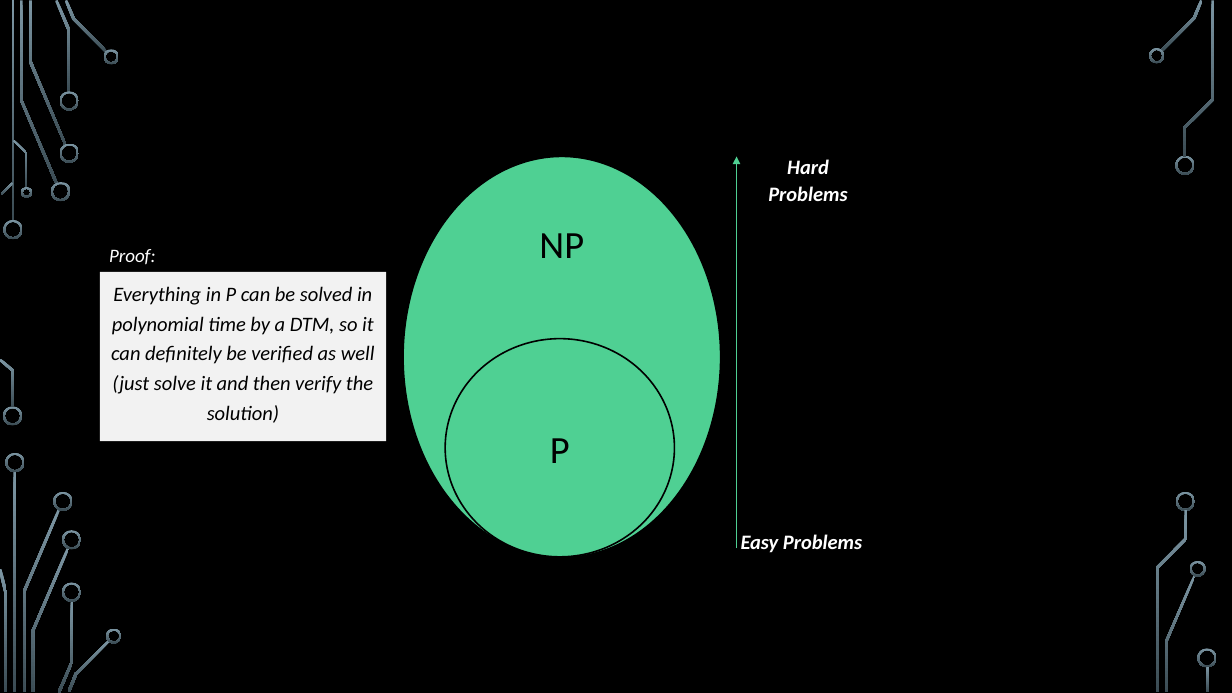
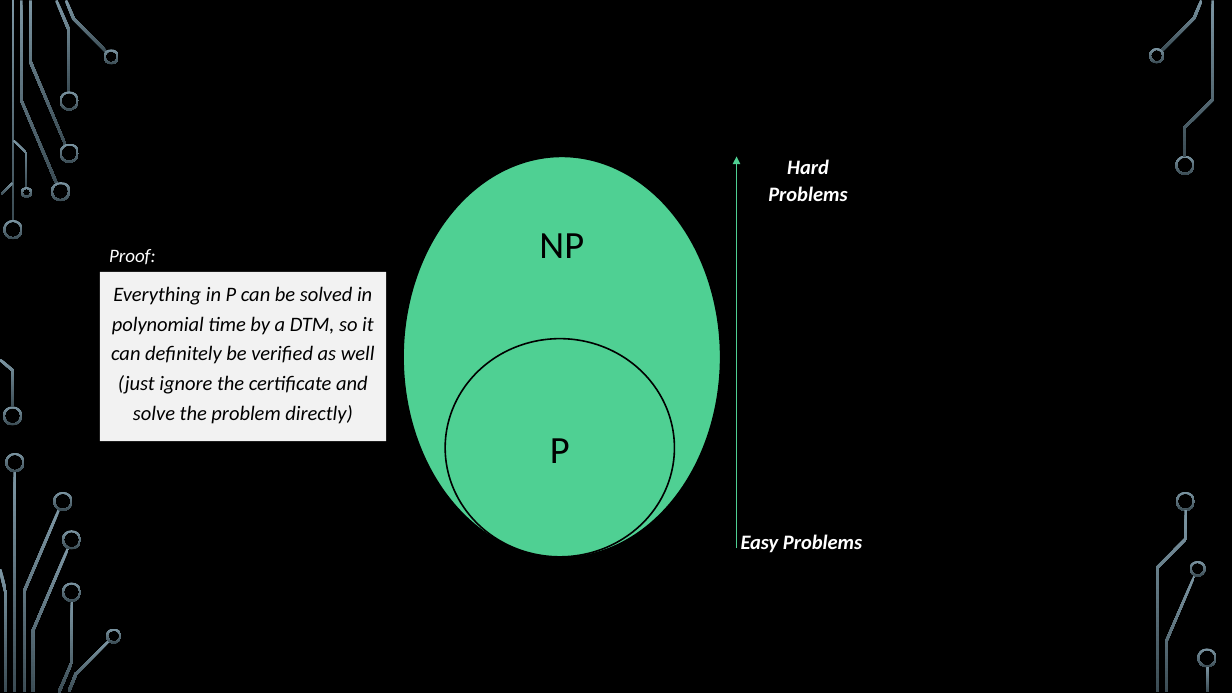
Before and after one commit to markfloryan/dmt2, a slide deck: slide 26 of slides/05-ComplexityTheory.pptx. Drawn at 1232x693 pixels with LibreOffice and Linux fonts; fonts in the diff are those of the drawing; grey boxes stand for pictures; background and template pictures are left out. Boxes give left, top, right and bottom in pixels: in the first picture for what was removed or moved away, otherwise in the second. Text is boxed around its words. In the diff, an @@ line names an element or a change of style, - is before the commit and + after.

```diff
--- a/slides/05-ComplexityTheory.pptx
+++ b/slides/05-ComplexityTheory.pptx
@@ text in rectangle at (111,286,375,424): text changed @@
-Everything in P can be solved in polynomial time by a DTM, so it can definitely be verified as well (just solve it and then verify the solution)
+Everything in P can be solved in polynomial time by a DTM, so it can definitely be verified as well (just ignore the certificate and solve the problem directly)
```
Also in this commit, not shown: 2 other files.
